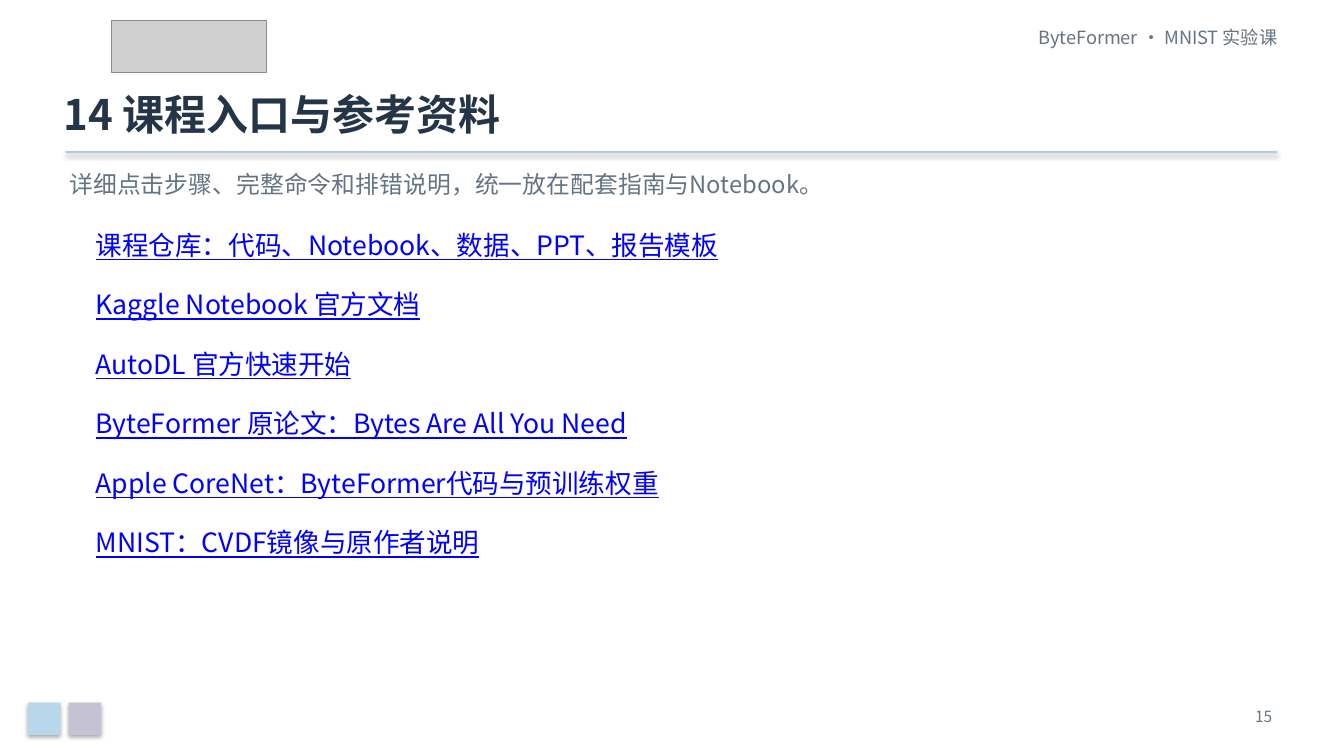
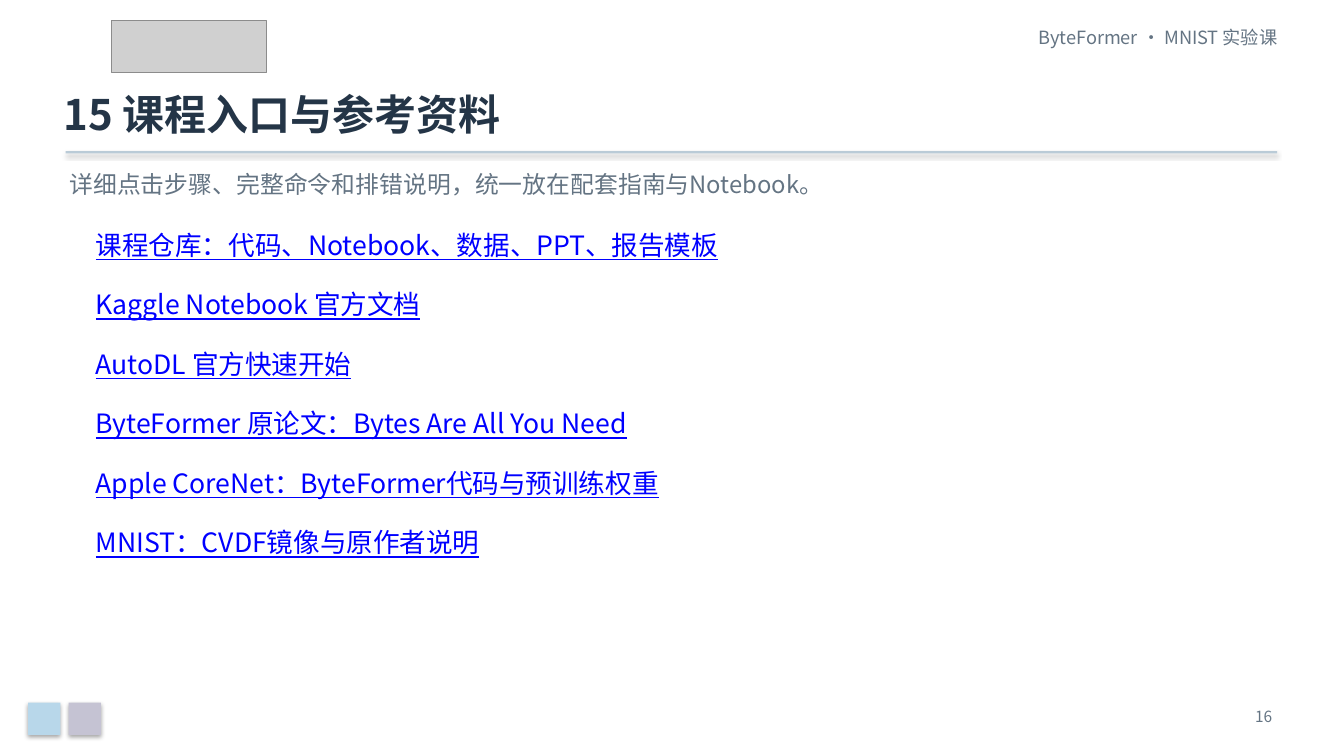
Before and after one commit to Franklin-L/byteformer-mnist-course, a slide deck: slide 16 of docs/ByteFormer_MNIST_零基础实验课.pptx (slide 15 before the commit). Drawn at 1344x756 pixels with LibreOffice and Linux fonts; fonts in the diff are those of the drawing; grey boxes stand for pictures. Boxes give left, top, right and bottom in pixels: in the first picture for what was removed or moved away, otherwise in the second. Text is boxed around its words. In the diff, an @@ line names an element or a change of style, - is before the commit and + after.

```diff
--- a/docs/ByteFormer_MNIST_零基础实验课.pptx
+++ b/docs/ByteFormer_MNIST_零基础实验课.pptx
@@ text at [63,94,501,134]: text changed @@
-14 课程入口与参考资料
+15 课程入口与参考资料
@@ text at [1255,710,1272,722]: text changed @@
-15
+16
```
Also in this commit, not shown: 4 other slides changed, 2 slides added, 1 slide removed, 5 other files.
